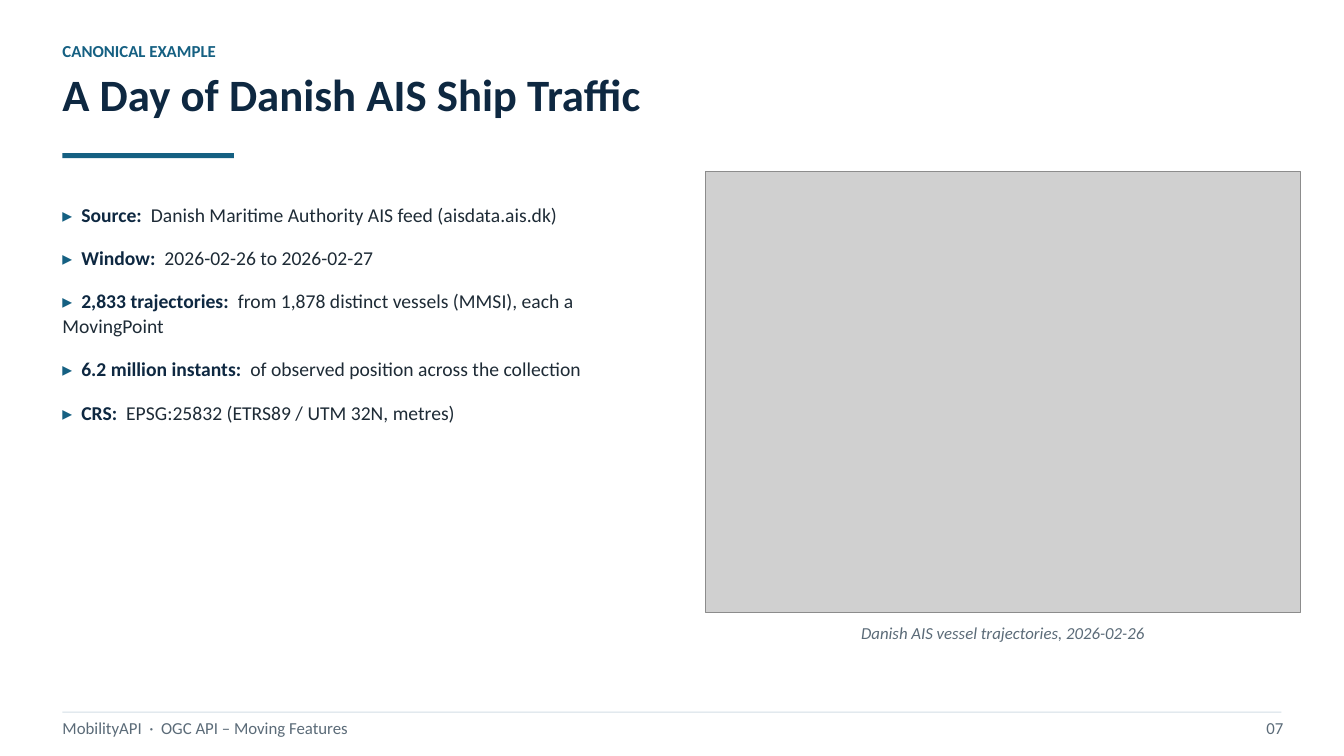
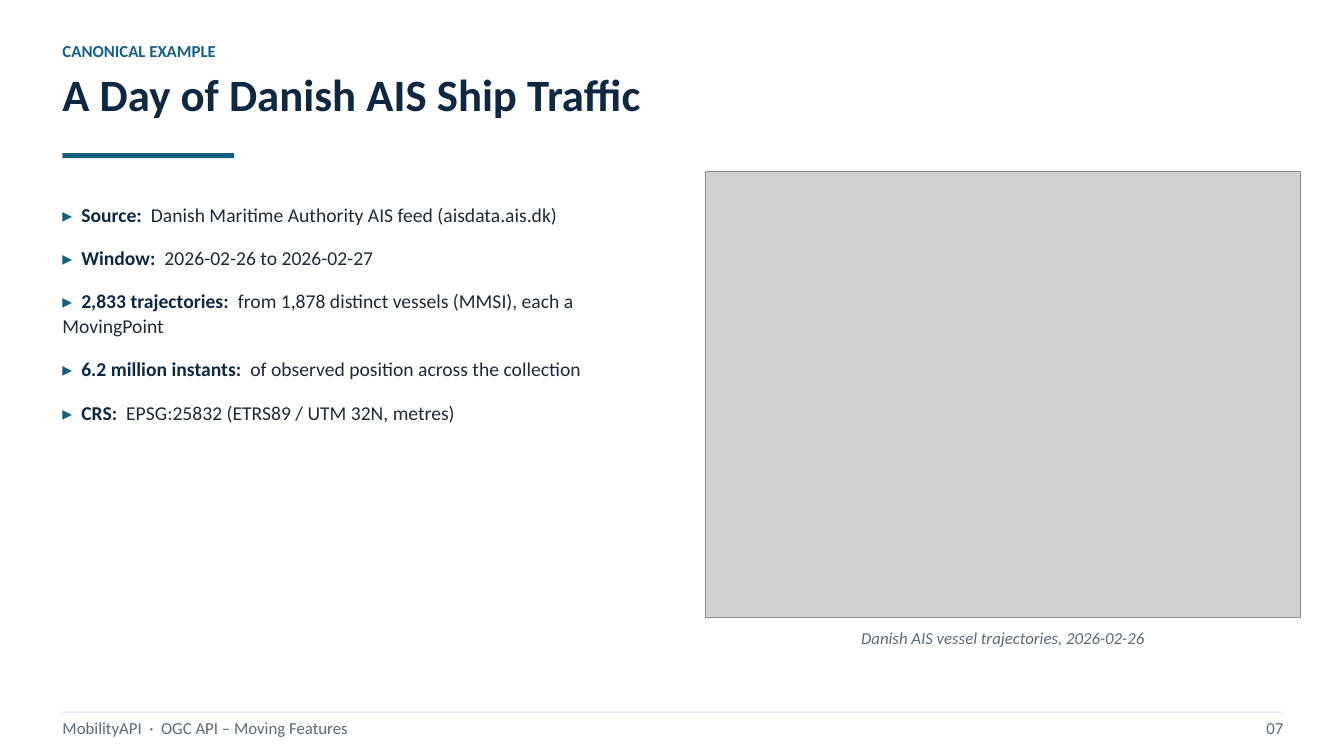
Before and after one commit to MobilityDB/MobilityAPI, a slide deck: slide 9 of MobilityAPIV5.pptx. Drawn at 1344x756 pixels with LibreOffice and Linux fonts; fonts in the diff are those of the drawing; grey boxes stand for pictures. Boxes give left, top, right and bottom in pixels: in the first picture for what was removed or moved away, otherwise in the second. Text is boxed around its words. In the diff, an @@ line names an element or a change of style, - is before the commit and + after.

```diff
--- a/MobilityAPIV5.pptx
+++ b/MobilityAPIV5.pptx
@@ picture: place and size @@
-picture at box(706, 171, 1301, 613)
+picture at box(706, 171, 1301, 617)
@@ text "Danish AIS vessel trajectories, 2026-02-26": place and size @@
-text "Danish AIS vessel trajectories, 2026-02-26" at box(861, 627, 1144, 642)
+text "Danish AIS vessel trajectories, 2026-02-26" at box(861, 632, 1144, 647)
```
Also in this commit, not shown: 16 other slides changed, 2 slides added, 1 slide removed, 1 other file.
